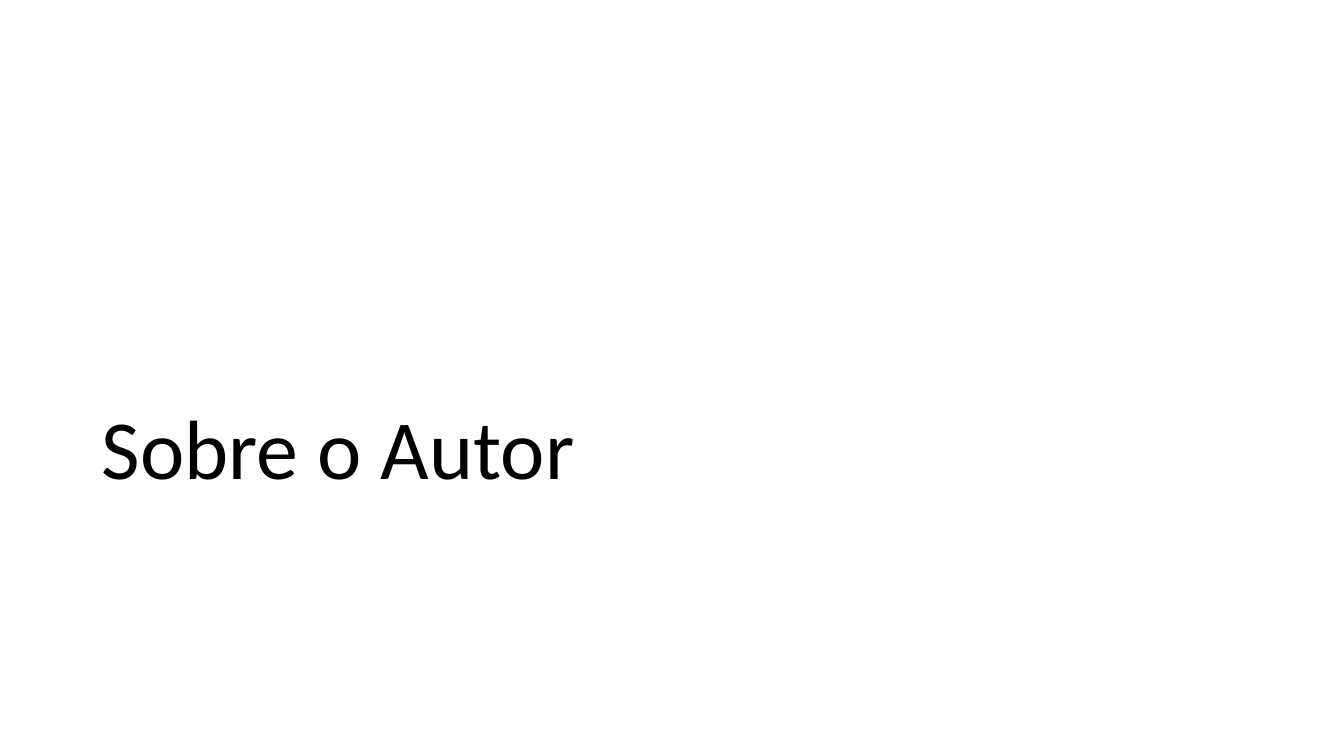
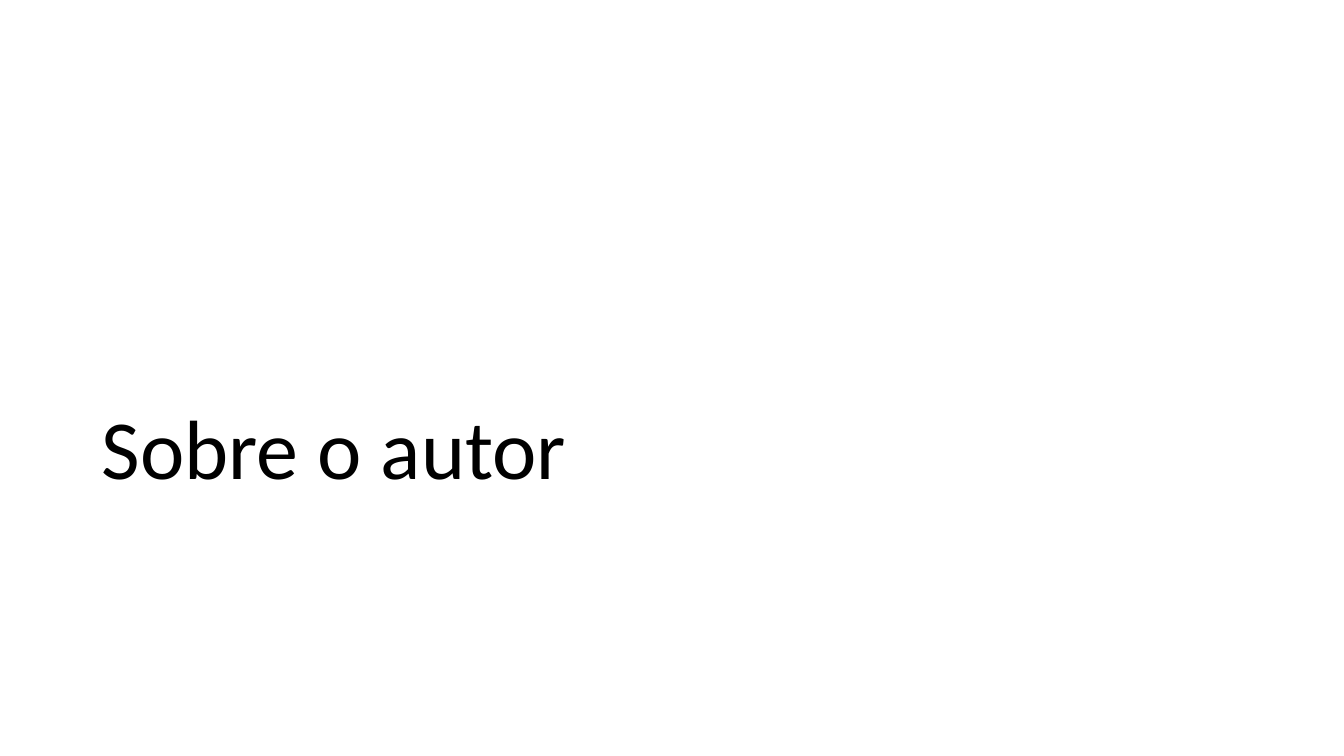
Before and after one commit to FerreiraAS/Ciencia-com-R, a slide deck: slide 3 of Ciência-com-R.pptx. Drawn at 1344x756 pixels with LibreOffice and Linux fonts; fonts in the diff are those of the drawing. Boxes give left, top, right and bottom in pixels: in the first picture for what was removed or moved away, otherwise in the second. Text is boxed around its words. In the diff, an @@ line names an element or a change of style, - is before the commit and + after.

```diff
--- a/Ciência-com-R.pptx
+++ b/Ciência-com-R.pptx
@@ title at [102, 420, 566, 480]: text changed @@
-Sobre o Autor
+Sobre o autor
```
Also in this commit, not shown: 59 other files.
